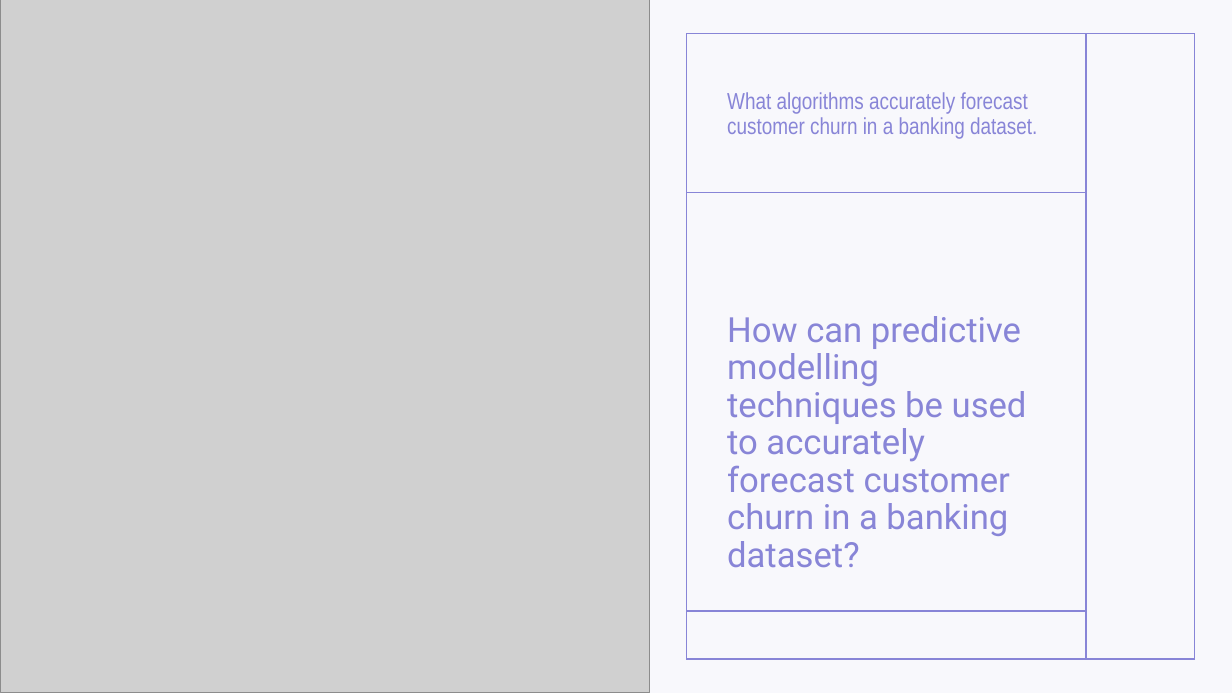
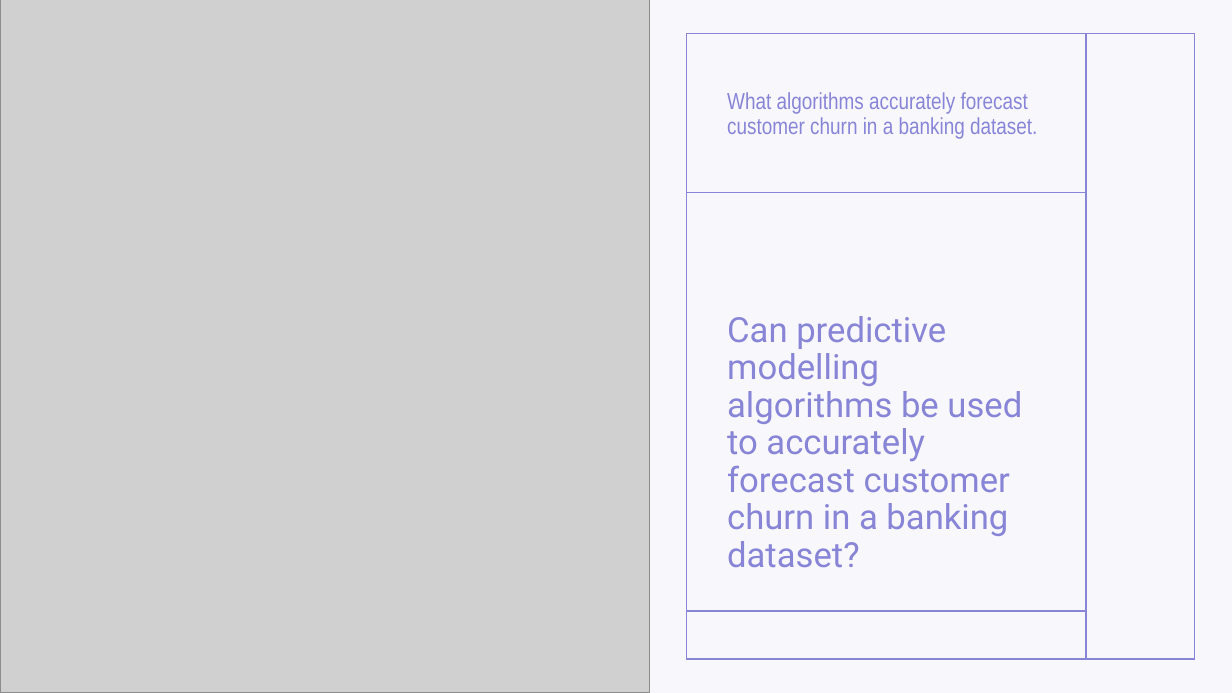
Before and after one commit to stefancourt/Churn-Prediction, a slide deck: slide 1 of Churn Prediction Presentation.pptx. Drawn at 1232x693 pixels with LibreOffice and Linux fonts; fonts in the diff are those of the drawing; grey boxes stand for pictures. Boxes give left, top, right and bottom in pixels: in the first picture for what was removed or moved away, otherwise in the second. Text is boxed around its words. In the diff, an @@ line names an element or a change of style, - is before the commit and + after.

```diff
--- a/Churn Prediction Presentation.pptx
+++ b/Churn Prediction Presentation.pptx
@@ title at [727,316,1022,567]: text changed @@
-How can predictive modelling techniques be used to accurately forecast customer churn in a banking dataset?
+Can predictive modelling algorithms be used to accurately forecast customer churn in a banking dataset?
```
Also in this commit, not shown: 8 other slides changed, 1 other file.
